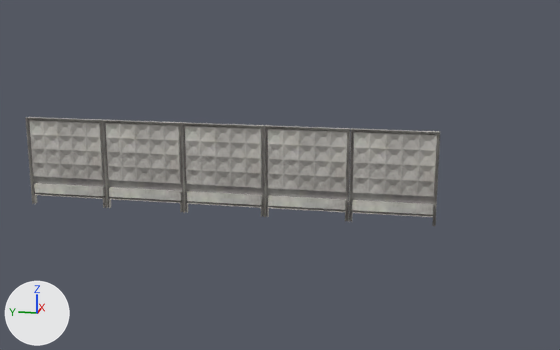
A saved change to the glTF model public/models/fence_V1.glb.
Both versions are drawn from a 50 mm camera at (-25.01, -12.74, 7.76) aimed at (0.08, -7.72, 1.49). Lighting does not change. The marker at lower left points along +X, +Y and +Z. Where no turn or scale is listed for an object, it has been applied to the vertices. Vertices at the same position are counted once.
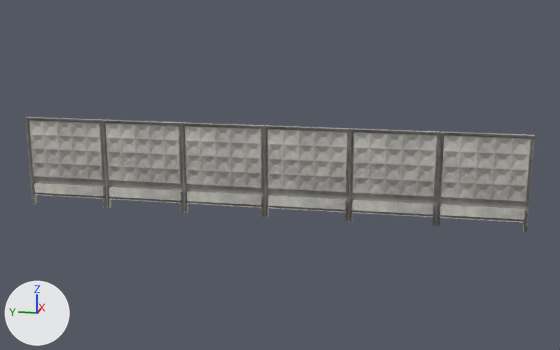
Commit message: fence v1.8

Where the change shows, as pixel boxes (x1, y1, x2, y2) in the pictures (560 x 350 px):
'Plane.001', reshaped (23% wider)
    before: (26, 117, 440, 227)
    after: (26, 117, 535, 233)
part 1 of me_plane_001, added
    after: (436, 131, 535, 233)

Patch to the scene script:
```diff
--- a/public/models/fence_V1.glb.py
+++ b/public/models/fence_V1.glb.py
@@ me_plane_001 @@
 me_plane_001.from_pydata(...)  # 900 vertices, 1600 faces; spans x -0.09..0.09, y -12.96..1.43, z 0.0..3.18
 # used by ob_plane_001; location = (0.0, 0.0, 0.0)
+# me_plane_001 part 1: the loose piece of 180 vertices spanning x -0.09..0.09, y -12.96..-10.11, z 0.0..3.18 is copied, and the copy is moved by (0.0, -2.88, 0.0); it spans x -0.09..0.09, y -15.84..-12.99, z 0.0..3.18
 me_plane_001.materials.append(mat_material_001)
```
